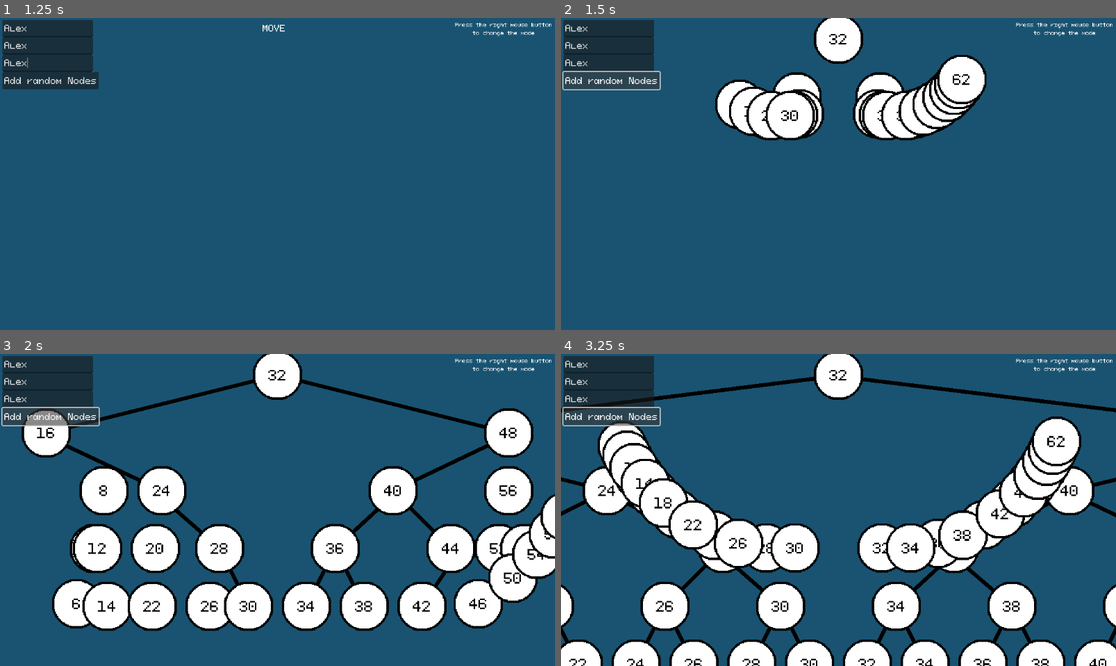
Above: before the commit, frames 1-4 (two rows, left to right).
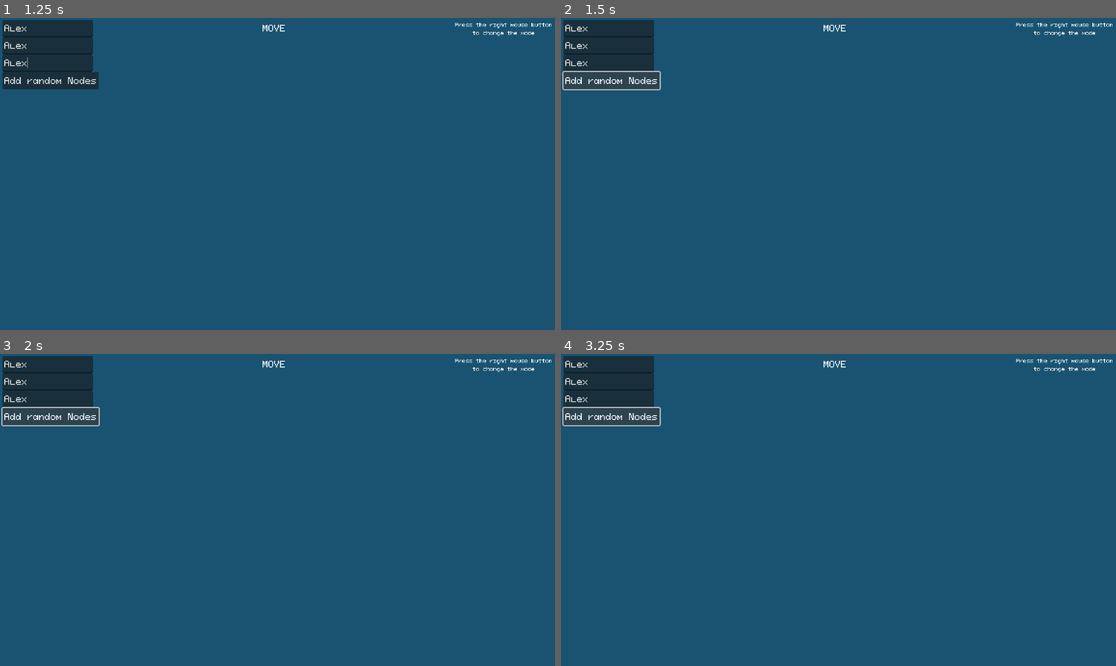
Above: after the commit, the same moments.

Repository: gabrieldudau/DSAVisualizer
Game: Godot game, scene res://scenes/bin_search_tree_mode.tscn
Same seed, same stepped clock (60 frames per second), same inputs: the game is played once before the commit and once after it. Before the commit the project starts from res://scenes/main.tscn.
Inputs (mouse positions are in pixels of both pictures, inside the frame that each line leads up to):
- Up to frame 1 (1.25 s): click (49, 27) at 0.52 s; type "Alex" at 0.6 s; click (49, 46) at 0.75 s; type "Alex" at 0.83 s; click (49, 64) at 0.98 s; type "Alex" at 1.07 s
- Up to frame 2 (1.5 s): click "Add random Nodes" at 1.25 s
- Up to frame 3 (2 s): no input
- Up to frame 4 (3.25 s): click "Add random Nodes" at 2 s; click "Add random Nodes" at 2.75 s

Frame 1 is identical in both runs. In frame 2, 8.7% of the frame differs, in the area x 27-77%, y 0-40%; in frame 3, 28%; in frame 4, 31%, in the area x 0-100%, y 0-100%.

Commit message:
changed the structure, added folders

Diff:
--- /dev/null
+++ b/scenes/Datenstrukturen/bin_search_tree.tscn
@@ -0,0 +1,9 @@
+[gd_scene load_steps=2 format=3 uid="uid://rixubl3m14b2"]
+
+[ext_resource type="Script" uid="uid://cny6u56owmp3m" path="res://scripts/Datenstrukturen/Binary search tree/bin_tree_handler.gd" id="1_d157q"]
+
+[node name="BinarySearchTree" type="Node2D"]
+script = ExtResource("1_d157q")
+
+[connection signal="tree_entered" from="." to="." method="_on_tree_entered"]
+[connection signal="tree_exiting" from="." to="." method="_on_tree_exiting"]
--- a/scenes/tree_node.tscn
+++ b/scenes/Datenstrukturen/tree_node.tscn
@@ -1,20 +1,20 @@
 [gd_scene load_steps=5 format=3 uid="uid://de1b000tl1sex"]
 
-[ext_resource type="Texture2D" uid="uid://c2bcktfssxxt0" path="res://assets/Kreis_weiß.png" id="1_m7hul"]
-[ext_resource type="Script" uid="uid://c8etbgdvmoheq" path="res://scripts/tree_node.gd" id="1_spehj"]
-[ext_resource type="FontFile" uid="uid://bwnejgghmtjhc" path="res://assets/fonts/pixeloid-font/PixeloidMono-d94EV.ttf" id="2_spehj"]
-[ext_resource type="Texture2D" uid="uid://cgey5c2r6iyad" path="res://assets/Kreis_gelb.png" id="3_sw2wr"]
+[ext_resource type="Script" uid="uid://c8etbgdvmoheq" path="res://scripts/Datenstrukturen/Binary search tree/tree_node.gd" id="1_cg6pj"]
+[ext_resource type="Texture2D" uid="uid://c2bcktfssxxt0" path="res://assets/Kreis_weiß.png" id="2_6jpsy"]
+[ext_resource type="Texture2D" uid="uid://cgey5c2r6iyad" path="res://assets/Kreis_gelb.png" id="3_vruev"]
+[ext_resource type="FontFile" uid="uid://bwnejgghmtjhc" path="res://assets/fonts/pixeloid-font/PixeloidMono-d94EV.ttf" id="4_n3e34"]
 
 [node name="TreeNode" type="Node2D"]
-script = ExtResource("1_spehj")
+script = ExtResource("1_cg6pj")
 
 [node name="weiß" type="Sprite2D" parent="."]
 scale = Vector2(2, 2)
-texture = ExtResource("1_m7hul")
+texture = ExtResource("2_6jpsy")
 
 [node name="gelb" type="Sprite2D" parent="."]
 scale = Vector2(2, 2)
-texture = ExtResource("3_sw2wr")
+texture = ExtResource("3_vruev")
 
 [node name="Label" type="Label" parent="."]
 offset_left = -50.0
--- a/scenes/main.tscn
+++ b/scenes/bin_search_tree_mode.tscn
@@ -1,14 +1,14 @@
 [gd_scene load_steps=7 format=3 uid="uid://d2xh40qn3a1ii"]
 
-[ext_resource type="Script" uid="uid://77p6d5dnv1pd" path="res://scripts/game_controler.gd" id="1_o5qli"]
-[ext_resource type="Script" uid="uid://b0t6b0yx088o8" path="res://scripts/tree_node_input.gd" id="3_sugp2"]
-[ext_resource type="FontFile" uid="uid://bwnejgghmtjhc" path="res://assets/fonts/pixeloid-font/PixeloidMono-d94EV.ttf" id="3_tbgi4"]
-[ext_resource type="Script" uid="uid://cny6u56owmp3m" path="res://scripts/bin_tree_handler.gd" id="4_jyhfs"]
-[ext_resource type="Script" uid="uid://dl3an2ounkmqq" path="res://scripts/search_node.gd" id="4_tbgi4"]
-[ext_resource type="Script" uid="uid://dkj05jrqep25n" path="res://scripts/delete_node.gd" id="5_tefeu"]
+[ext_resource type="Script" uid="uid://77p6d5dnv1pd" path="res://scripts/UI/game_controler.gd" id="1_7iy0d"]
+[ext_resource type="FontFile" uid="uid://bwnejgghmtjhc" path="res://assets/fonts/pixeloid-font/PixeloidMono-d94EV.ttf" id="2_cktjq"]
+[ext_resource type="Script" uid="uid://b0t6b0yx088o8" path="res://scripts/Datenstrukturen/Binary search tree/tree_node_input.gd" id="3_e20di"]
+[ext_resource type="Script" uid="uid://dl3an2ounkmqq" path="res://scripts/Datenstrukturen/Binary search tree/search_node.gd" id="4_h0x2o"]
+[ext_resource type="Script" uid="uid://dkj05jrqep25n" path="res://scripts/Datenstrukturen/Binary search tree/delete_node.gd" id="5_j3py5"]
+[ext_resource type="PackedScene" uid="uid://rixubl3m14b2" path="res://scenes/Datenstrukturen/bin_search_tree.tscn" id="6_rpu0i"]
 
 [node name="GameControler" type="Node2D"]
-script = ExtResource("1_o5qli")
+script = ExtResource("1_7iy0d")
 
 [node name="Control" type="CanvasLayer" parent="."]
 
@@ -17,30 +17,30 @@
 offset_top = 4.0
 offset_right = 193.0
 offset_bottom = 40.0
-theme_override_fonts/font = ExtResource("3_tbgi4")
+theme_override_fonts/font = ExtResource("2_cktjq")
 theme_override_font_sizes/font_size = 18
 placeholder_text = "Add Node..."
-script = ExtResource("3_sugp2")
+script = ExtResource("3_e20di")
 
 [node name="TextEdit2" type="TextEdit" parent="Control"]
 offset_left = 5.0
 offset_top = 40.0
 offset_right = 193.0
 offset_bottom = 76.0
-theme_override_fonts/font = ExtResource("3_tbgi4")
+theme_override_fonts/font = ExtResource("2_cktjq")
 theme_override_font_sizes/font_size = 18
 placeholder_text = "Search Node..."
-script = ExtResource("4_tbgi4")
+script = ExtResource("4_h0x2o")
 
 [node name="TextEdit3" type="TextEdit" parent="Control"]
 offset_left = 5.0
 offset_top = 76.0
 offset_right = 193.0
 offset_bottom = 112.0
-theme_override_fonts/font = ExtResource("3_tbgi4")
+theme_override_fonts/font = ExtResource("2_cktjq")
 theme_override_font_sizes/font_size = 18
 placeholder_text = "Delete Node..."
-script = ExtResource("5_tefeu")
+script = ExtResource("5_j3py5")
 
 [node name="Label" type="Label" parent="Control"]
 anchors_preset = -1
@@ -77,18 +77,14 @@
 offset_top = 112.0
 offset_right = 205.0
 offset_bottom = 148.0
-theme_override_fonts/font = ExtResource("3_tbgi4")
+theme_override_fonts/font = ExtResource("2_cktjq")
 theme_override_font_sizes/font_size = 18
 text = "Add random Nodes"
 
 [node name="Camera2D" type="Camera2D" parent="."]
 
-[node name="TreeNodes" type="Node2D" parent="."]
-script = ExtResource("4_jyhfs")
+[node name="BinarySearchTree" parent="." instance=ExtResource("6_rpu0i")]
 
 [connection signal="text_changed" from="Control/TextEdit" to="Control/TextEdit" method="_on_text_changed"]
 [connection signal="text_changed" from="Control/TextEdit2" to="Control/TextEdit2" method="_on_text_changed"]
 [connection signal="text_changed" from="Control/TextEdit3" to="Control/TextEdit3" method="_on_text_changed"]
-[connection signal="pressed" from="Control/Button" to="TreeNodes" method="_on_button_pressed"]
-[connection signal="tree_entered" from="TreeNodes" to="TreeNodes" method="_on_tree_entered"]
-[connection signal="tree_exiting" from="TreeNodes" to="TreeNodes" method="_on_tree_exiting"]
--- a/scripts/bin_tree_handler.gd
+++ b/scripts/Datenstrukturen/Binary search tree/bin_tree_handler.gd
@@ -1,10 +1,12 @@
 extends Node2D
 
-@export var horizonal_distance_between_nodes = 150
-@export var vertical_distance_between_nodes = 150
+@export var horizonal_distance_between_nodes:float = 150
+@export var vertical_distance_between_nodes:float = 200
+@export var root_position:Vector2 = Vector2(0, -200)
+@export var animation_speed:int = 1000
 
 var root:TreeNode
-const TREE_NODE = preload("res://scenes/tree_node.tscn")
+const TREE_NODE = preload("res://scenes/Datenstrukturen/tree_node.tscn")
 var tree_depth:int = 0
 
 func _on_tree_entered() -> void:
@@ -33,21 +35,21 @@
 			# logic for placement of graphical nodes
 			if left_subtree == null:
 				left_subtree = true
-				tree_node.positions_list_no_line.append(Vector2(-150, -200))
+				tree_node.positions_list_no_line.append(root_position)
 		else:
 			# actual logic
 			x=x.right
 			# logic for placement of graphical nodes
 			if left_subtree == null:
 				left_subtree = false
-				tree_node.positions_list_no_line.append(Vector2(150, -200))
+				tree_node.positions_list_no_line.append(root_position)
 		new_depth += 1
 
 	tree_node.parent = px
 	if px == null:
 		root = tree_node
 		# position of root
-		tree_node.position = Vector2(0, -200)
+		tree_node.position = root_position
 		add_child(tree_node)
 		return
 	else:
@@ -75,17 +77,17 @@
 	var leafsRight:Array = get_leafs_rec(root.right, 1)
 
 	for i in range(leafsLeft.size() - 1, -1, -1):
-		var newPos:Vector2 = Vector2((-1) * (self.horizonal_distance_between_nodes/2.0 - (i - leafsLeft.size()+1) * self.horizonal_distance_between_nodes), -200 + leafsLeft.get(i).current_depth * 150)
+		var newPos:Vector2 = Vector2((-1) * (self.horizonal_distance_between_nodes/2.0 - (i - leafsLeft.size()+1) * self.horizonal_distance_between_nodes), root_position.y + leafsLeft.get(i).current_depth * self.vertical_distance_between_nodes)
 		leafsLeft.get(i).target_position = newPos
 		leafsLeft.get(i).positions_list_with_line.append(newPos)
 
 	for i in range(leafsRight.size()):
-		var newPos:Vector2 = Vector2(self.horizonal_distance_between_nodes/2.0 + i * self.horizonal_distance_between_nodes, -200 + leafsRight.get(i).current_depth * 150)
+		var newPos:Vector2 = Vector2(self.horizonal_distance_between_nodes/2.0 + i * self.horizonal_distance_between_nodes, root_position.y + leafsRight.get(i).current_depth * self.vertical_distance_between_nodes)
 		leafsRight.get(i).target_position = newPos
 		leafsRight.get(i).positions_list_with_line.append(newPos)
 
-	root.positions_list_no_line.append(Vector2(0,-200))
-	root.move_to_right_position(1000)
+	root.positions_list_no_line.append(root_position)
+	root.move_to_right_position(animation_speed)
 	if(root.connection_line != null): root.connection_line.queue_free()
 
 	update_all_pos(root.left, true)
@@ -113,7 +115,7 @@
 		return Vector2(0,0)
 	if(x.left == null and x.right == null):
 		if(not x.moving):
-			x.move_to_right_position(1000)
+			x.move_to_right_position(animation_speed)
 		return x.target_position
 
 	var child_left_horizontal = update_all_pos(x.left, left).x
@@ -121,15 +123,15 @@
 
 	if(x.left != null and x.right != null):
 		if (left):
-			x.target_position = Vector2(child_right_horizontal + (child_left_horizontal - child_right_horizontal)/2, -200 + 150*x.current_depth)
-		else:
-			x.target_position = Vector2(child_left_horizontal + (child_right_horizontal - child_left_horizontal)/2, -200 + 150*x.current_depth)
-	else:
-		x.target_position = Vector2(child_left_horizontal + child_right_horizontal, -200 + 150*x.current_depth)
+			x.target_position = Vector2(child_right_horizontal + (child_left_horizontal - child_right_horizontal)/2, root_position.y + vertical_distance_between_nodes*x.current_depth)
+		else:
+			x.target_position = Vector2(child_left_horizontal + (child_right_horizontal - child_left_horizontal)/2, root_position.y + vertical_distance_between_nodes*x.current_depth)
+	else:
+		x.target_position = Vector2(child_left_horizontal + child_right_horizontal, root_position.y + vertical_distance_between_nodes*x.current_depth)
 	x.positions_list_with_line.append(x.target_position)
 
 	if(not x.moving):
-		x.move_to_right_position(1000)
+		x.move_to_right_position(animation_speed)
 	return x.target_position
 
 
@@ -158,8 +160,6 @@
 	z.queue_free()
 
 
-
-
 func transplant(u:TreeNode, v:TreeNode):
 	if(u.parent == null):
 		root = v
--- a/scripts/tree_node_input.gd
+++ b/scripts/Datenstrukturen/Binary search tree/delete_node.gd
@@ -1,6 +1,6 @@
 extends TextEdit
 
-const TREE_NODE = preload("res://scenes/tree_node.tscn")
+const TREE_NODE = preload("res://scenes/Datenstrukturen/tree_node.tscn")
 
 func _on_text_changed() -> void:
 	if(text.contains( "\n")):
@@ -9,7 +9,6 @@
 			text = ""
 			print("wrong input")
 			return
-		var treeNode = TREE_NODE.instantiate()
-		treeNode.key = int(input)
+		var key = int(input)
 		text = ""
-		GlobalSignal.newNode.emit(treeNode)
+		GlobalSignal.deleteNode.emit(key)
--- a/scripts/search_node.gd
+++ b/scripts/Datenstrukturen/Binary search tree/search_node.gd
@@ -1,6 +1,6 @@
 extends TextEdit
 
-const TREE_NODE = preload("res://scenes/tree_node.tscn")
+const TREE_NODE = preload("res://scenes/Datenstrukturen/tree_node.tscn")
 
 func _on_text_changed() -> void:
 	if(text.contains( "\n")):
--- a/scripts/delete_node.gd
+++ b/scripts/Datenstrukturen/Binary search tree/tree_node_input.gd
@@ -1,6 +1,6 @@
 extends TextEdit
 
-const TREE_NODE = preload("res://scenes/tree_node.tscn")
+const TREE_NODE = preload("res://scenes/Datenstrukturen/tree_node.tscn")
 
 func _on_text_changed() -> void:
 	if(text.contains( "\n")):
@@ -9,6 +9,7 @@
 			text = ""
 			print("wrong input")
 			return
-		var key = int(input)
+		var treeNode = TREE_NODE.instantiate()
+		treeNode.key = int(input)
 		text = ""
-		GlobalSignal.deleteNode.emit(key)
+		GlobalSignal.newNode.emit(treeNode)
Not shown, removed: old_code/game_control.txt
Not shown: 1 places in scenes/Datenstrukturen/tree_node.tscn that only renumber resources
Not shown: 2 places in scenes/bin_search_tree_mode.tscn that only renumber resources
Renamed: scripts/bin_tree_handler.gd.uid -> scripts/Datenstrukturen/Binary search tree/bin_tree_handler.gd.uid
Renamed: scripts/delete_node.gd.uid -> scripts/Datenstrukturen/Binary search tree/delete_node.gd.uid
Renamed: scripts/search_node.gd.uid -> scripts/Datenstrukturen/Binary search tree/search_node.gd.uid
Renamed: scripts/tree_node.gd -> scripts/Datenstrukturen/Binary search tree/tree_node.gd
Renamed: scripts/tree_node.gd.uid -> scripts/Datenstrukturen/Binary search tree/tree_node.gd.uid
Renamed: scripts/tree_node_input.gd.uid -> scripts/Datenstrukturen/Binary search tree/tree_node_input.gd.uid
Renamed: scripts/game_controler.gd -> scripts/UI/game_controler.gd
Renamed: scripts/game_controler.gd.uid -> scripts/UI/game_controler.gd.uid
Not shown, added: scenes/bin_search_tree_mode.tscn1344016947.tmp
(and 5 more such lines)
